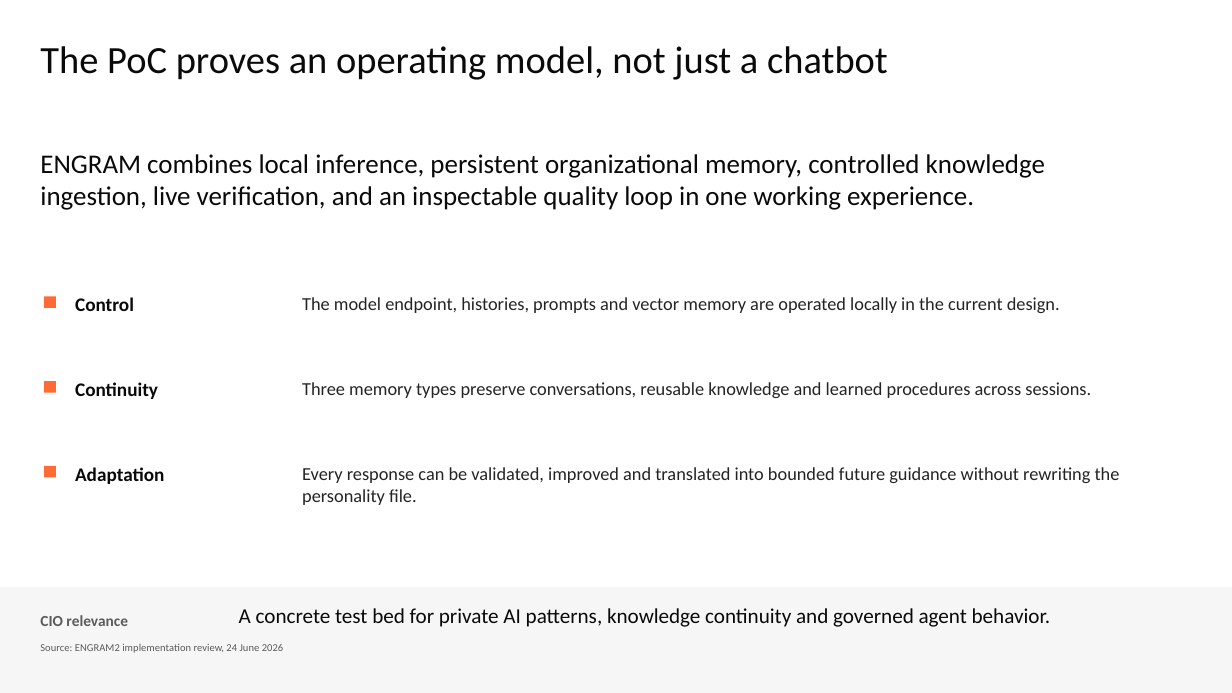
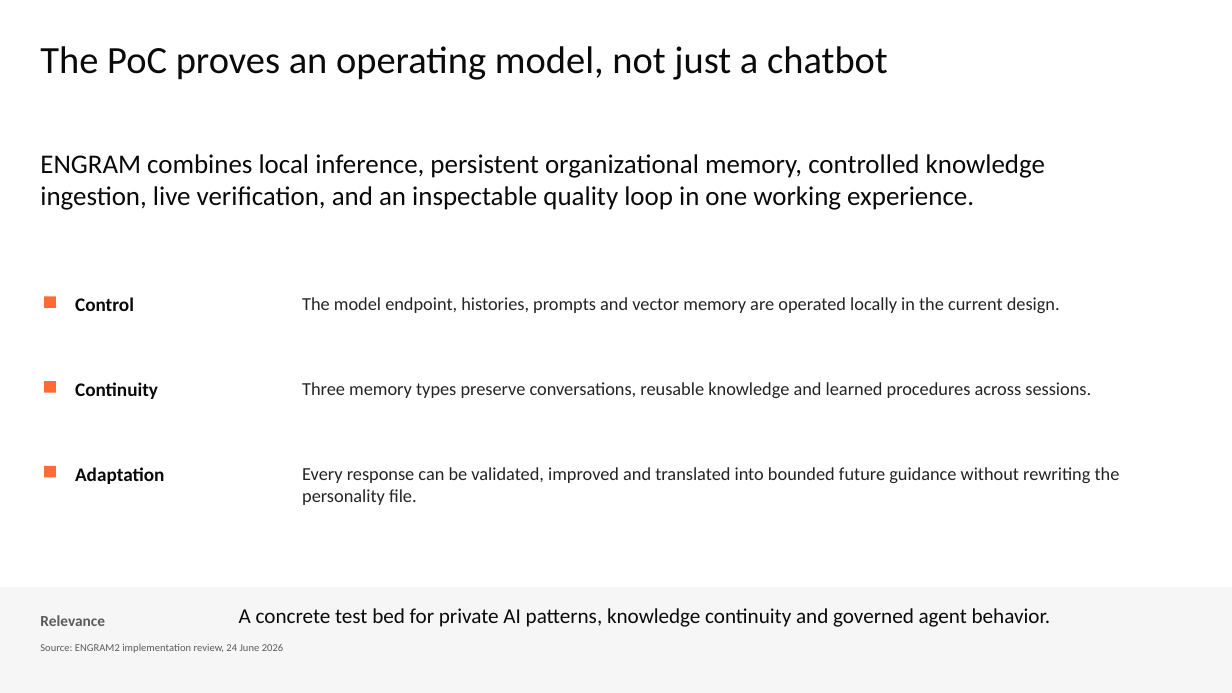
Before and after one commit to TheFausap/ENGRAM2, a slide deck: slide 2 of outputs/engram-cio-overview-updated.pptx. Drawn at 1232x693 pixels with LibreOffice and Linux fonts; fonts in the diff are those of the drawing. Boxes give left, top, right and bottom in pixels: in the first picture for what was removed or moved away, otherwise in the second. Text is boxed around its words. In the diff, an @@ line names an element or a change of style, - is before the commit and + after.

```diff
--- a/outputs/engram-cio-overview-updated.pptx
+++ b/outputs/engram-cio-overview-updated.pptx
@@ text at box(40, 615, 105, 626): text changed @@
-CIO relevance
+Relevance
```
Also in this commit, not shown: 2 other files.
